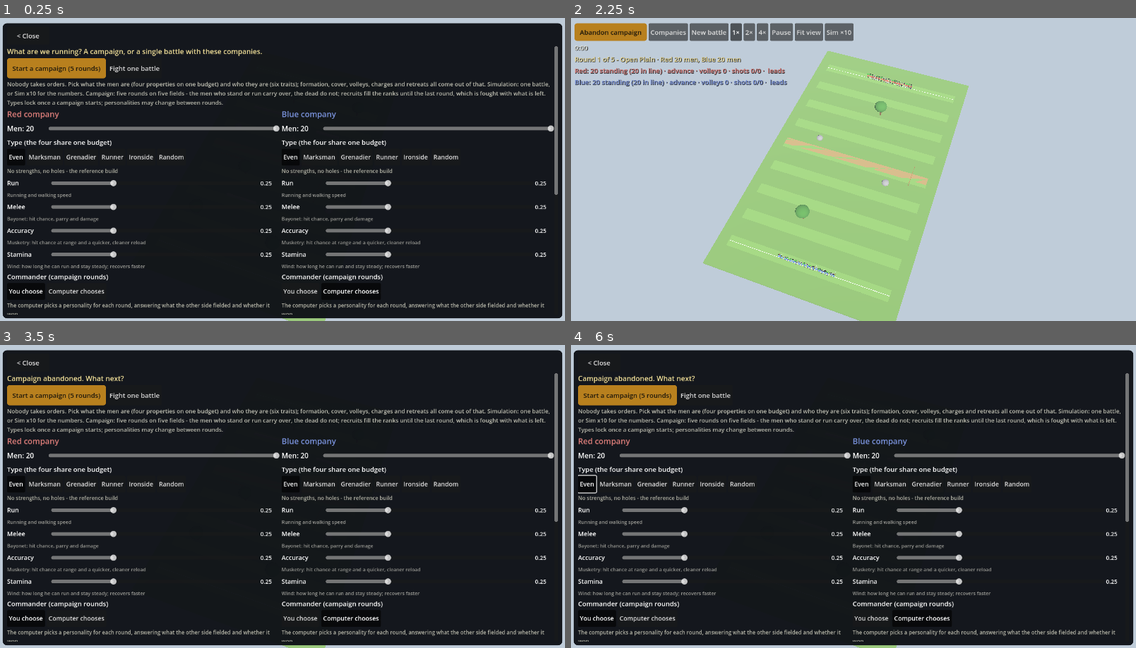
Above: before the commit, frames 1-4 (two rows, left to right).
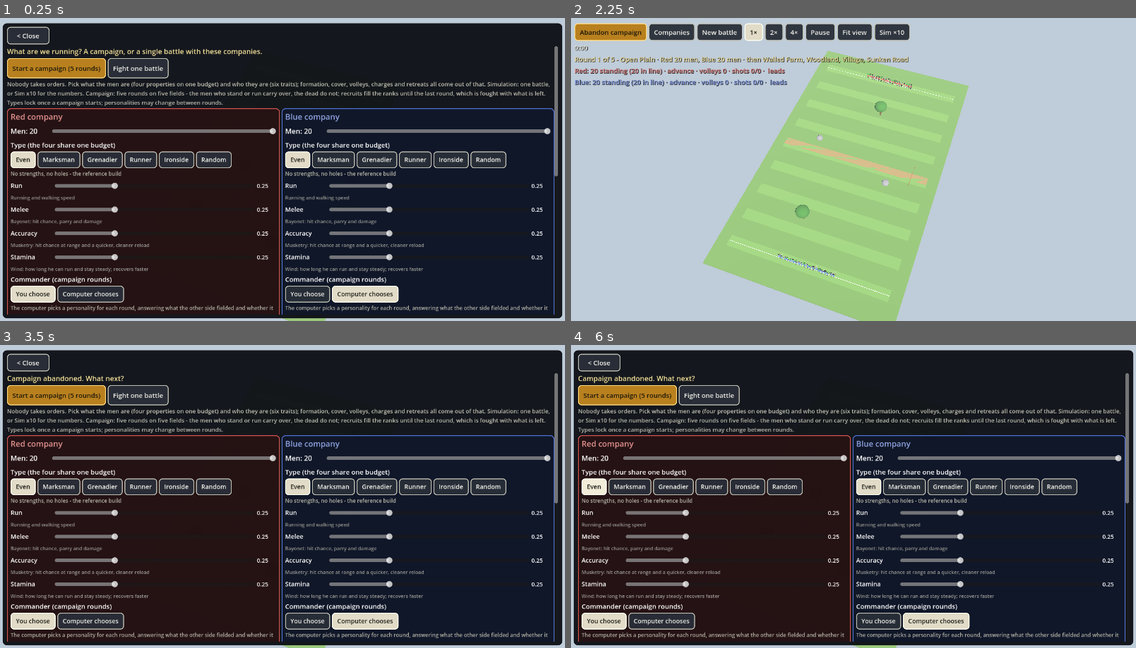
Above: after the commit, the same moments.

Repository: nathandunn/volley-bots
Game: Godot game, scene res://scenes/Main.tscn
Same seed, same stepped clock (60 frames per second), same inputs: the game is played once before the commit and once after it.
Inputs:
- Up to frame 1 (0.25 s): no input
- Up to frame 2 (2.25 s): click "Start a campaign (5 rounds)" at 0.5 s; click "Abandon campaign" at 1.25 s; click "Start a campaign (5 rounds)" at 2 s
- Up to frame 3 (3.5 s): click "Abandon campaign" at 2.75 s
- Up to frame 4 (6 s): click "Fight one battle" at 3.5 s; click "Start a campaign" at 4.25 s; click "New battle" at 5 s; click "Even" at 5.75 s

The runs differ from the first frame. In frame 1, 19% of the frame differs, in the area x 1-99%, y 2-98%; in frame 2, 3.1%; in frame 3, 19%; in frame 4, 19%.

Commit message:
Fields known ahead, outlined buttons, team-coloured panels
The five fields are listed in order with a line each in the setup panel; the status line
names the fields still to come; when a round ends the next battlefield is built at once so it
can be surveyed before personalities are chosen, and the round panel says which it is. A
button theme with outlines on every state, filled when toggled on. Each company setup sits
in a frame of its colour.

Co-Authored-By: Claude Fable 5.1 <noreply@anthropic.com>
Claude-Session: https://claude.ai/code/session_017bMCXGen3v58z94ohsQBpS

Diff:
--- a/scripts/field.gd
+++ b/scripts/field.gd
@@ -59,6 +59,13 @@
 	],
 }
 const LAYOUT_ORDER: Array[String] = ["Open Plain", "Walled Farm", "Woodland", "Village", "Sunken Road"]
+const LAYOUT_HELP := {
+	"Open Plain": "Two boulders, a fence and two trees. Nowhere to hide: volleys and nerve decide it.",
+	"Walled Farm": "Stone walls and fences across both halves, a cottage in the middle. Cover for whoever gets to it first.",
+	"Woodland": "Trees everywhere and a few boulders. Lines break up; skirmishers and the bayonet do well.",
+	"Village": "Six houses and walls. Short lines of sight, fighting from doorways and corners.",
+	"Sunken Road": "Long walls either side of a road across the middle. Whoever holds the road fires from cover.",
+}
 
 var layout_name := "Walled Farm"
 
--- a/scripts/hud.gd
+++ b/scripts/hud.gd
@@ -59,6 +59,7 @@
 	_root = Control.new()
 	_root.set_anchors_preset(Control.PRESET_FULL_RECT)
 	_root.mouse_filter = Control.MOUSE_FILTER_IGNORE
+	_root.theme = _make_theme()
 	add_child(_root)
 
 	var top := VBoxContainer.new()
@@ -143,15 +144,44 @@
 	_build_results_overlay()
 
 
+## Buttons that look like buttons: an outline on every state, a filled face when toggled on.
+func _make_theme() -> Theme:
+	var th := Theme.new()
+	var mk := func(bg: Color, border: Color, fg: Color) -> StyleBoxFlat:
+		var sb := StyleBoxFlat.new()
+		sb.bg_color = bg
+		sb.border_color = border
+		sb.set_border_width_all(2)
+		sb.set_corner_radius_all(7)
+		sb.content_margin_left = 12
+		sb.content_margin_right = 12
+		sb.content_margin_top = 6
+		sb.content_margin_bottom = 6
+		return sb
+	th.set_stylebox("normal", "Button", mk.call(Color(0.16, 0.18, 0.22, 0.95), Color(0.75, 0.75, 0.7), Color.WHITE))
+	th.set_stylebox("hover", "Button", mk.call(Color(0.24, 0.27, 0.32, 0.97), Color(0.95, 0.95, 0.9), Color.WHITE))
+	th.set_stylebox("pressed", "Button", mk.call(Color(0.88, 0.86, 0.78), Color(1, 1, 0.95), Color.BLACK))
+	th.set_stylebox("hover_pressed", "Button", mk.call(Color(0.95, 0.93, 0.85), Color(1, 1, 0.95), Color.BLACK))
+	th.set_stylebox("disabled", "Button", mk.call(Color(0.12, 0.13, 0.15, 0.8), Color(0.4, 0.4, 0.4), Color.GRAY))
+	th.set_stylebox("focus", "Button", StyleBoxEmpty.new())
+	th.set_color("font_color", "Button", Color(0.95, 0.95, 0.92))
+	th.set_color("font_hover_color", "Button", Color.WHITE)
+	th.set_color("font_pressed_color", "Button", Color(0.1, 0.1, 0.08))
+	th.set_color("font_hover_pressed_color", "Button", Color(0.1, 0.1, 0.08))
+	th.set_color("font_disabled_color", "Button", Color(0.55, 0.55, 0.55))
+	return th
+
+
 func _accent(b: Button) -> void:
 	var sb := StyleBoxFlat.new()
 	sb.bg_color = Color(0.72, 0.5, 0.12)
-	sb.corner_radius_top_left = 6
-	sb.corner_radius_top_right = 6
-	sb.corner_radius_bottom_left = 6
-	sb.corner_radius_bottom_right = 6
+	sb.border_color = Color(1.0, 0.85, 0.5)
+	sb.set_border_width_all(2)
+	sb.set_corner_radius_all(7)
 	sb.content_margin_left = 12
 	sb.content_margin_right = 12
+	sb.content_margin_top = 6
+	sb.content_margin_bottom = 6
 	b.add_theme_stylebox_override("normal", sb)
 	var sb2 := sb.duplicate()
 	sb2.bg_color = Color(0.85, 0.6, 0.18)
@@ -261,6 +291,15 @@
 	box.add_child(cols)
 	for t in 2:
 		cols.add_child(_build_team_panel(t))
+	_section(box, "The campaign's five fields, in order")
+	for i in Field.LAYOUT_ORDER.size():
+		var n: String = Field.LAYOUT_ORDER[i]
+		var fl := Label.new()
+		fl.text = "%d. %s - %s" % [i + 1, n, Field.LAYOUT_HELP.get(n, "")]
+		fl.autowrap_mode = TextServer.AUTOWRAP_WORD_SMART
+		fl.add_theme_font_size_override("font_size", 13)
+		fl.add_theme_color_override("font_color", Color(0.85, 0.85, 0.8))
+		box.add_child(fl)
 	var foot := HFlowContainer.new()
 	box.add_child(foot)
 	var fight := _button("Fight with these companies")
@@ -293,13 +332,26 @@
 
 
 func _build_team_panel(t: int) -> Control:
+	var frame := PanelContainer.new()
+	frame.custom_minimum_size = Vector2(330, 0)
+	frame.size_flags_horizontal = Control.SIZE_EXPAND_FILL
+	var fsb := StyleBoxFlat.new()
+	fsb.bg_color = MatchManager.TEAM_COLORS[t].darkened(0.75)
+	fsb.bg_color.a = 0.55
+	fsb.border_color = MatchManager.TEAM_COLORS[t].lightened(0.15)
+	fsb.set_border_width_all(2)
+	fsb.set_corner_radius_all(8)
+	fsb.content_margin_left = 8
+	fsb.content_margin_right = 8
+	fsb.content_margin_top = 6
+	fsb.content_margin_bottom = 8
+	frame.add_theme_stylebox_override("panel", fsb)
 	var panel := VBoxContainer.new()
-	panel.custom_minimum_size = Vector2(330, 0)
-	panel.size_flags_horizontal = Control.SIZE_EXPAND_FILL
+	frame.add_child(panel)
 	var name_l := Label.new()
 	name_l.text = "%s company" % MatchManager.TEAM_NAMES[t]
 	name_l.add_theme_font_size_override("font_size", 18)
-	name_l.add_theme_color_override("font_color", MatchManager.TEAM_COLORS[t].lightened(0.35))
+	name_l.add_theme_color_override("font_color", MatchManager.TEAM_COLORS[t].lightened(0.45))
 	panel.add_child(name_l)
 
 	# size
@@ -377,7 +429,7 @@
 		panel.add_child(_slider_row(t, tr, Personality.TRAIT_HELP[tr], false))
 	help_labels[t] = {"type": thelp, "persona": phelp}
 	_refresh_sliders(t)
-	return panel
+	return frame
 
 
 ## A row of toggle chips, one per preset: a tap picks it, the chosen one stays lit.
@@ -674,7 +726,12 @@
 
 
 func set_round(r: int, total: int, layout: String, sizes: Array) -> void:
+	var later := PackedStringArray()
+	for i in range(r, total):
+		later.append(Field.LAYOUT_ORDER[i % Field.LAYOUT_ORDER.size()])
 	_round_text = "Round %d of %d - %s · Red %d men, Blue %d men" % [r, total, layout, sizes[0], sizes[1]]
+	if later.size() > 0:
+		_round_text += " · then " + ", ".join(later)
 	round_label.text = _round_text
 	round_label.visible = true
 
@@ -760,7 +817,13 @@
 	_stat_row(g2, "Hit rate", ["%d%%" % int(float(st["hits"][0]) / maxf(float(st["shots"][0]), 1.0) * 100.0), "%d%%" % int(float(st["hits"][1]) / maxf(float(st["shots"][1]), 1.0) * 100.0)])
 	_stat_row(g2, "Killed by ball / bayonet", ["%d / %d" % [st["kills"][0][0], st["kills"][0][1]], "%d / %d" % [st["kills"][1][0], st["kills"][1][1]]])
 	if not over:
-		_section(results_box, "Next round")
+		_section(results_box, "Next round: %s" % sm.get("next_field", ""))
+		var fl := Label.new()
+		fl.text = "%s  (It is on the map now - close this panel and look it over before choosing personalities.)" % Field.LAYOUT_HELP.get(sm.get("next_field", ""), "")
+		fl.autowrap_mode = TextServer.AUTOWRAP_WORD_SMART
+		fl.add_theme_font_size_override("font_size", 13)
+		fl.add_theme_color_override("font_color", Color(0.85, 0.85, 0.8))
+		results_box.add_child(fl)
 		var g3 := _stat_grid()
 		var ns: Array = sm["next_sizes"]
 		var ts: Array = sm["team_sizes"]
--- a/scripts/main.gd
+++ b/scripts/main.gd
@@ -313,7 +313,8 @@
 		return
 	campaign_round += 1
 	var layout: String = Field.LAYOUT_ORDER[(campaign_round - 1) % Field.LAYOUT_ORDER.size()]
-	_rebuild_field(layout)
+	if field == null or field.layout_name != layout:
+		_rebuild_field(layout)
 	var last := campaign_round >= CAMPAIGN_ROUNDS
 	for t in 2:
 		var roster: Array = campaign_rosters[t].duplicate(true)
@@ -396,10 +397,17 @@
 		if hud.commanders[t] == "computer":
 			_ai_pick(t, false)
 	var over: bool = campaign_round >= CAMPAIGN_ROUNDS or (survivors[0] as Array).is_empty() or (survivors[1] as Array).is_empty()
-	var summary := {"round": campaign_round, "rounds": CAMPAIGN_ROUNDS, "field": layout, "wins": campaign_wins.duplicate(),
+	var summary := {"round": campaign_round, "rounds": CAMPAIGN_ROUNDS, "field": layout,
+		"next_field": Field.LAYOUT_ORDER[campaign_round % Field.LAYOUT_ORDER.size()], "wins": campaign_wins.duplicate(),
 		"kills": campaign_kills.duplicate(), "history": campaign_rounds.duplicate(true), "counts": counts,
 		"next_sizes": [survivors[0].size(), survivors[1].size()], "last_next": campaign_round + 1 >= CAMPAIGN_ROUNDS,
 		"team_sizes": manager.team_sizes.duplicate(), "over": over, "result": result, "ai_picks": _ai_picks.duplicate()}
+	if not over:
+		# the next battlefield goes up now, so it can be surveyed before personalities are chosen
+		var next_layout: String = Field.LAYOUT_ORDER[campaign_round % Field.LAYOUT_ORDER.size()]
+		_rebuild_field(next_layout)
+		if cam != null:
+			cam.refit()
 	if over:
 		var cw := -1
 		if campaign_wins[0] != campaign_wins[1]:
Not shown, changed: dist/index.html
Not shown, changed: dist/index.js.gz
Not shown, changed: dist/index.pck.gz
Not shown, changed: dist/index.wasm.gz
